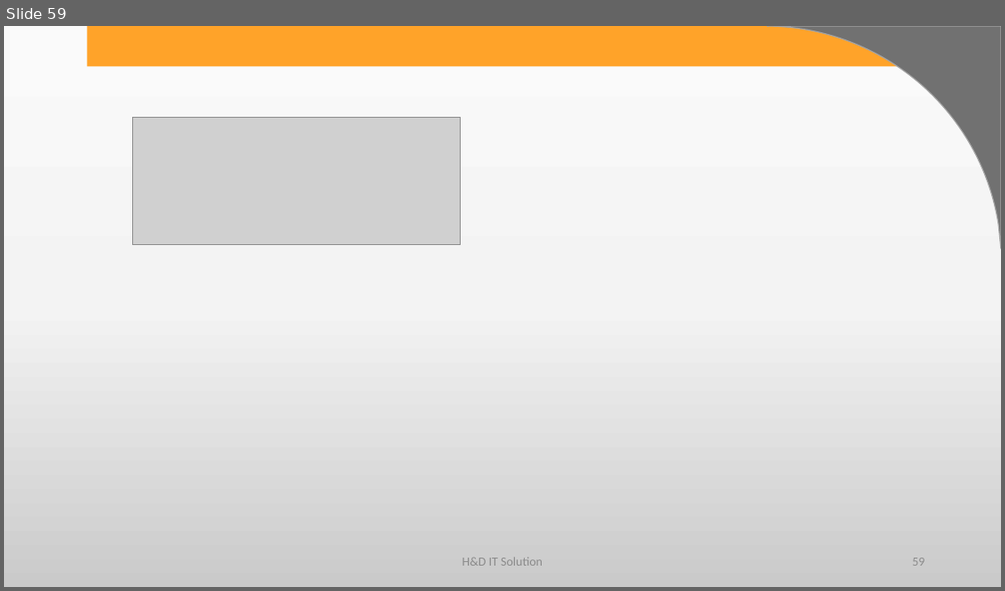
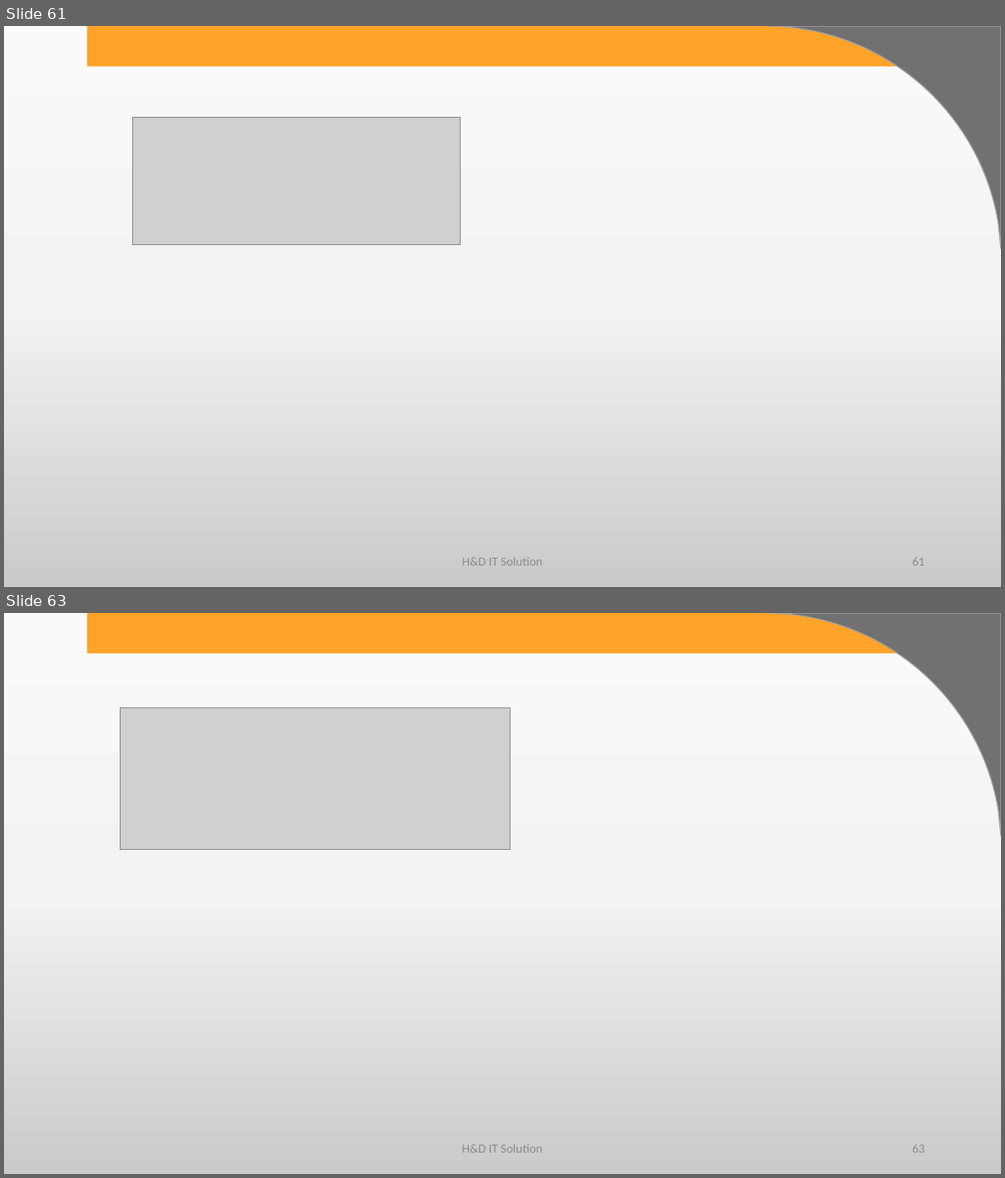
Before and after one commit to harshadasawant/infiniteAngular, a slide deck: ppt/ANGULAR.pptx. Shown one above the other, each under a label of ours: slide 59 before the commit, slides 61 and 63 after it; the slides between them are not shown. The pictures are 1005x591 and 1005x1178 pixels, drawn with LibreOffice and Linux fonts; fonts in the diff are those of the drawing; grey boxes stand for pictures; background and template pictures are left out. Boxes give left, top, right and bottom in pixels: in the first picture for what was removed or moved away, otherwise in the second. Text is boxed around its words. In the diff, an @@ line names an element or a change of style, - is before the commit and + after.

```diff
--- a/ppt/ANGULAR.pptx
+++ b/ppt/ANGULAR.pptx
@@ slide 63 added at (4,613,1001,1174), background gradient #FBFBFB to #F4F4F4 to #CBCBCB; not listed: 2 template elements that a slide beside it also shows @@
@@ picture added at (120,707,510,850) @@
@@ text added at (462,1143,542,1152), 12 pt, text #8C8C8C @@
+H&D IT Solution
@@ page number added at (912,1144,924,1152), 12 pt, text #8C8C8C @@
+63
@@ what was slide 59 is now slide 61 @@
@@ page number at (912,557,924,565): text changed @@
-59
+61
```
Also in this commit, not shown: 8 other slides added, 12 other files.
